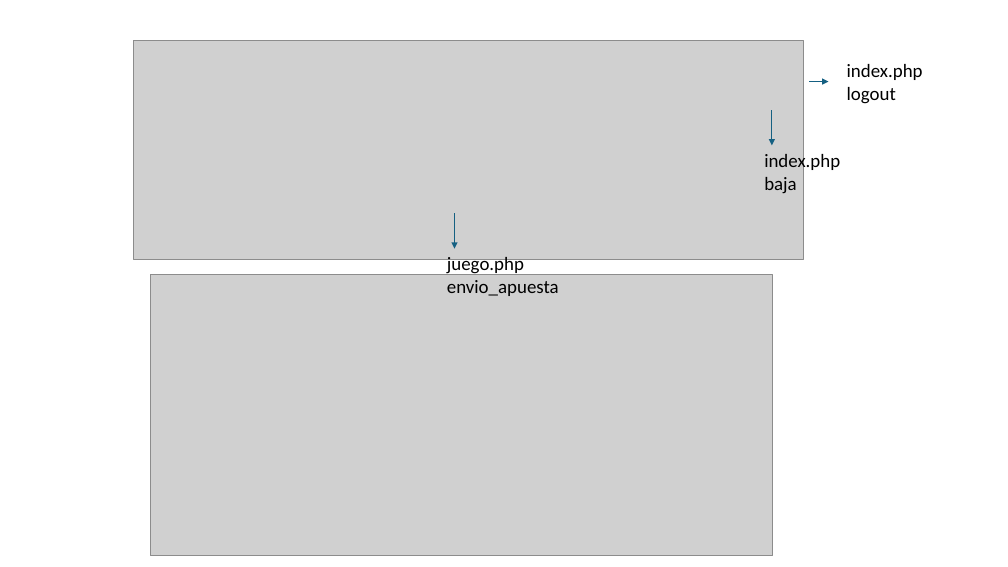
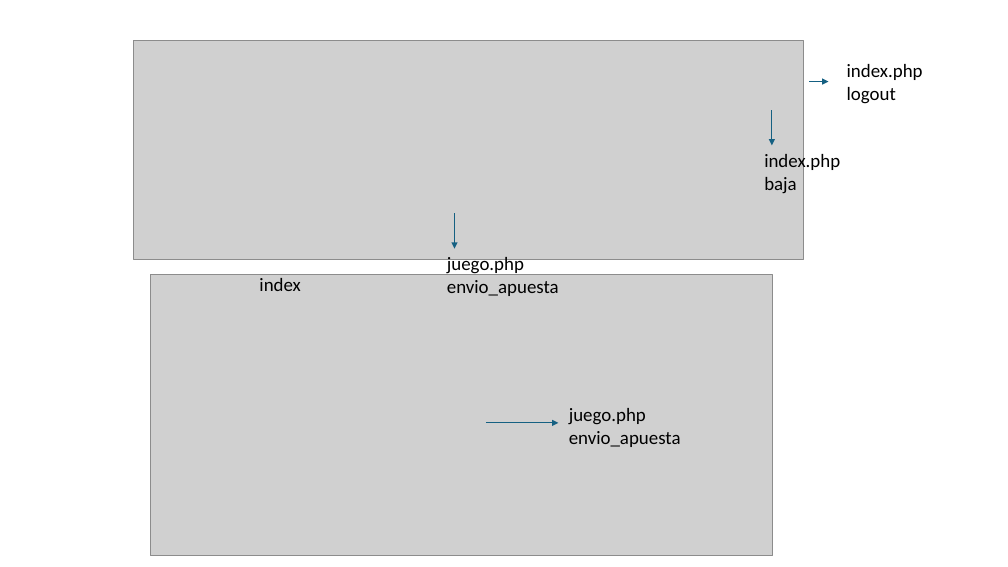
Before and after one commit to DAWD-DWES/dwes02_adivina_numero, a slide deck: slide 6 of diseño/adivinanumero.pptx. Drawn at 1008x567 pixels with LibreOffice and Linux fonts; fonts in the diff are those of the drawing; grey boxes stand for pictures. Boxes give left, top, right and bottom in pixels: in the first picture for what was removed or moved away, otherwise in the second. Text is boxed around its words. In the diff, an @@ line names an element or a change of style, - is before the commit and + after.

```diff
--- a/diseño/adivinanumero.pptx
+++ b/diseño/adivinanumero.pptx
@@ text added at (x1=259, y1=278, x2=300, y2=291), 18 pt, text #000000 @@
+index
@@ text added at (x1=569, y1=408, x2=681, y2=447), 18 pt, text #000000 @@
+juego.php
+envio_apuesta
@@ arrow added from (486, 423) to (559, 423), #156082 1 pt @@
```
Also in this commit, not shown: 2 other slides changed, 3 other files.
